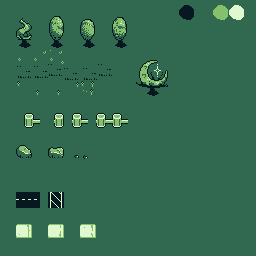
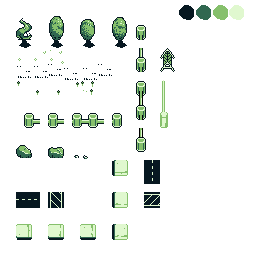
Comparing the layer stacks of the two 256 x 256 images. Changes:
painted on "Layer 1" over [16, 5, 244, 240]
added layer "Layer 2 copy" above "base" over [16, 5, 244, 240]
hid "base" over [0, 0, 256, 256]
